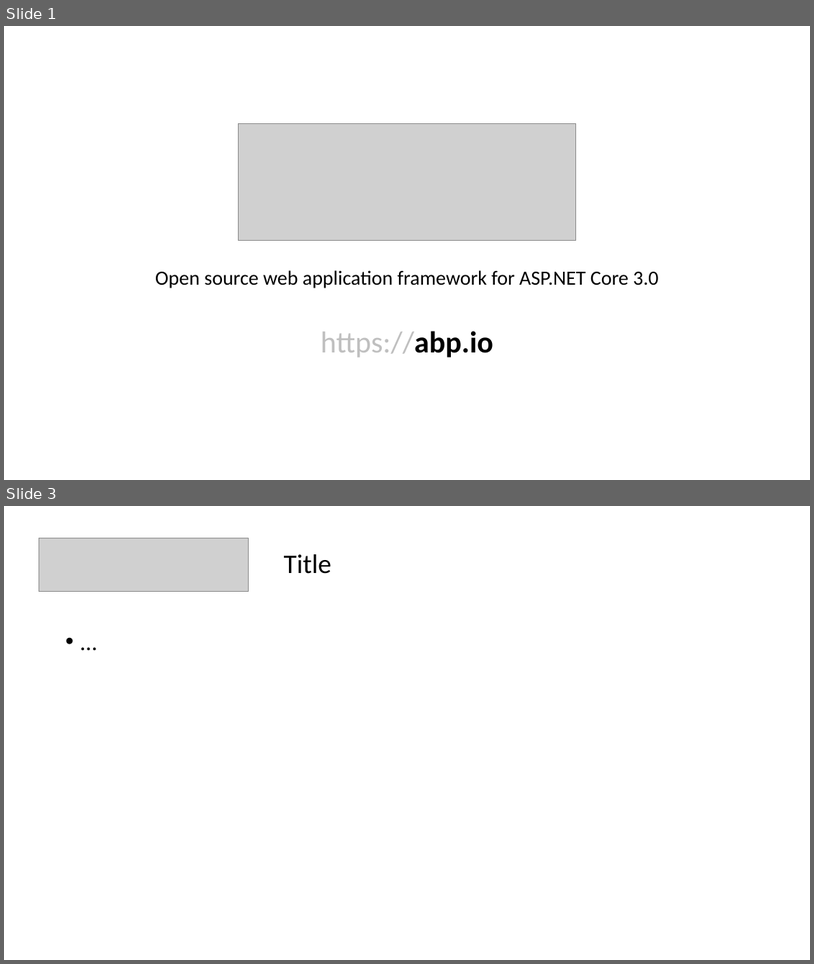
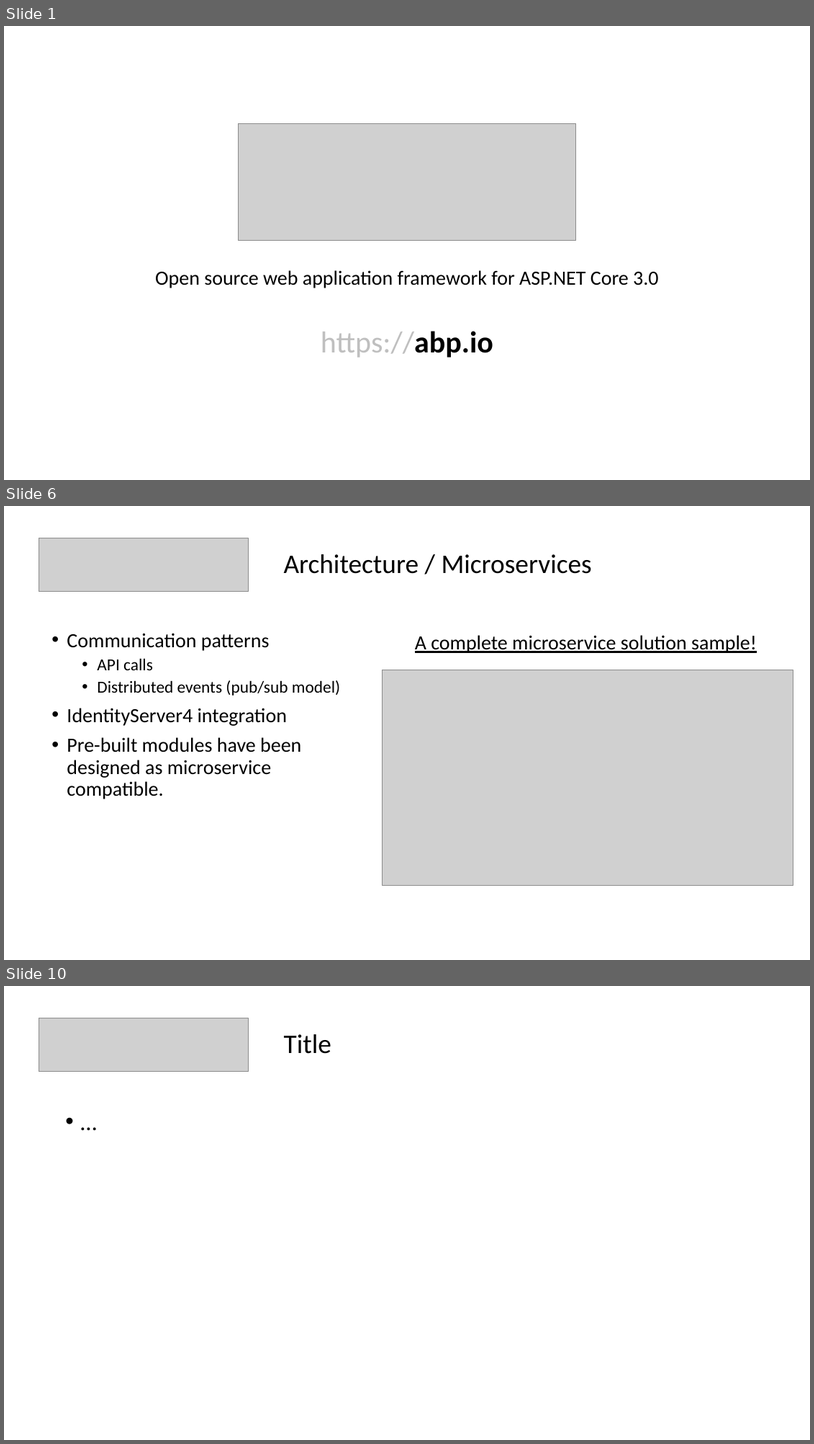
Before and after one commit to hikalkan/presentations, a slide deck: 2019-09-XX ABP Framework/Presentation_ABP.pptx. Shown one above the other, each under a label of ours: slides 1 and 3 before the commit, slides 1, 6 and 10 after it; the slides between them are not shown. The pictures are 814x964 and 814x1444 pixels, drawn with LibreOffice and Linux fonts; fonts in the diff are those of the drawing; grey boxes stand for pictures. Boxes give left, top, right and bottom in pixels: in the first picture for what was removed or moved away, otherwise in the second. Text is boxed around its words. In the diff, an @@ line names an element or a change of style, - is before the commit and + after.

```diff
--- a/2019-09-XX ABP Framework/Presentation_ABP.pptx
+++ b/2019-09-XX ABP Framework/Presentation_ABP.pptx
@@ slide 6 added at (4,506,810,960), background #FFFFFF @@
@@ picture added at (39,538,248,592) @@
@@ title added at (284,554,592,574), 32 pt, text #000000 @@
+Architecture / Microservices
@@ text added at (67,633,340,799), 24 pt, text #000000 @@
+• Communication patterns
+  • API calls
+  • Distributed events (pub/sub model)
+• IdentityServer4 integration
+• Pre-built modules have been designed as microservice compatible.
@@ text added at (415,635,757,653), 24 pt, text #000000, underline @@
+A complete microservice solution sample!
@@ picture added at (383,670,793,885) @@
@@ what was slide 3 is now slide 10 @@
```
Also in this commit, not shown: 8 other slides added, 1 slide removed.
